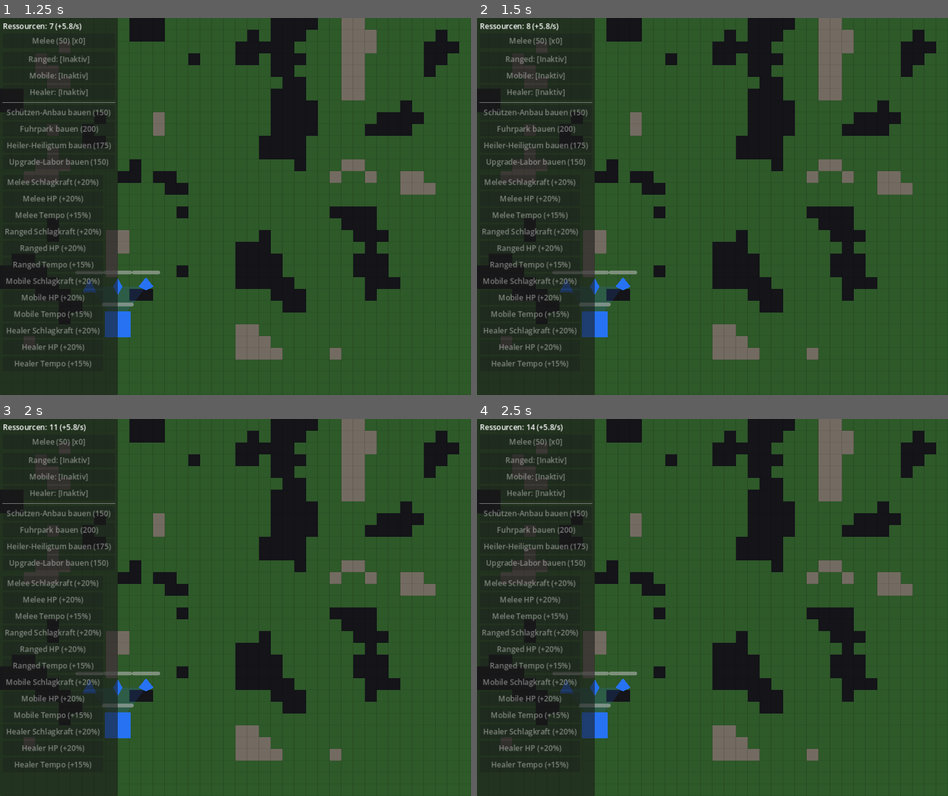
Above: before the commit, frames 1-4 (two rows, left to right).
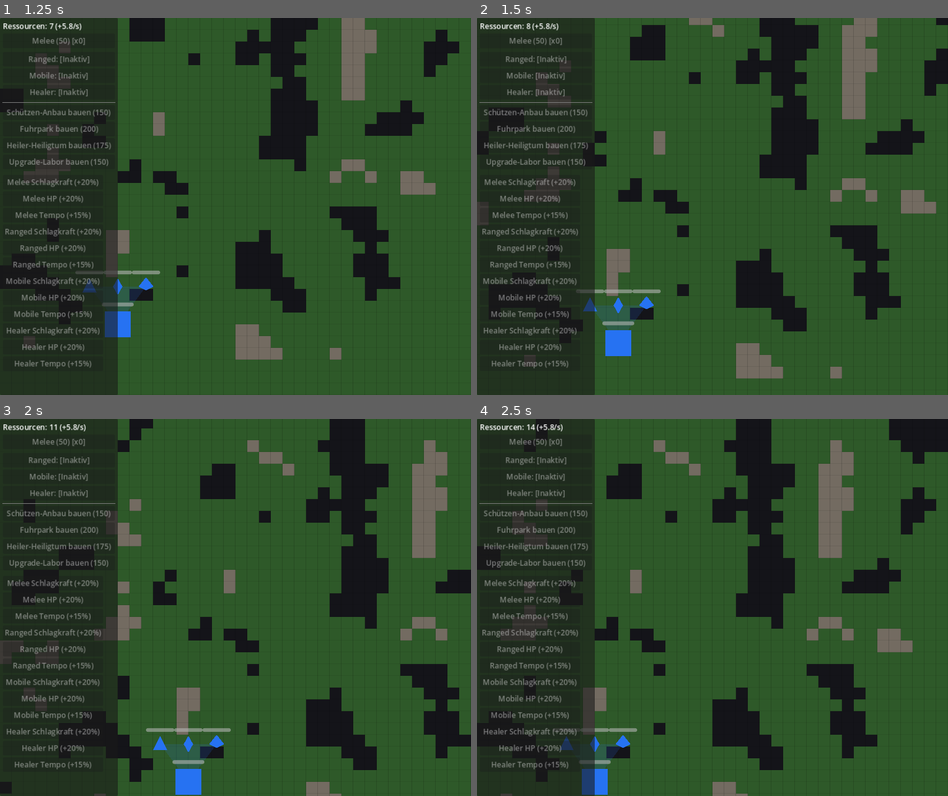
Above: after the commit, the same moments.

Repository: neuhier/airts
Game: Godot game, scene res://scenes/main/main.tscn
The game is run twice, just before and just after one commit, with the same random seed, the same clock (stepped at 60 frames per second) and the same inputs.
Inputs (mouse positions are in pixels of both pictures, inside the frame that each line leads up to):
- Up to frame 1 (1.25 s): tap Enter at 0.5 s; move the mouse to (339, 187) at 0.52 s; hold Right (ui_right) from 0.53 s (still down); click (339, 187) at 0.67 s
- Up to frame 2 (1.5 s): release Right (ui_right) at 1.25 s; tap Space at 1.25 s; drag from (618, 225) to (688, 281) at 1.27 s
- Up to frame 3 (2 s): no input
- Up to frame 4 (2.5 s): move the mouse to (759, 524) at 2.02 s; hold Right (ui_right) from 2.03 s (still down); click (759, 524) at 2.17 s

Frame 1 is identical in both runs. In frame 2, 23% of the frame differs, in the area x 0-100%, y 0-96%; in frame 3, 27%, in the area x 0-100%, y 0-100%; in frame 4, 23%.

Commit message:
Support iPad drag panning
Co-authored-by: Codex <noreply@openai.com>

Diff:
--- a/scripts/main/camera_controller.gd
+++ b/scripts/main/camera_controller.gd
@@ -1,8 +1,10 @@
 extends Camera2D
 class_name CameraController
-## Pans the gameplay camera via WASD/arrow keys and click-and-drag /
-## touchscreen dragging simultaneously, clamped so the viewport never shows
-## past the map grid's pixel bounds (see `MapManager`).
+## Pans the gameplay camera via WASD/arrow keys and drag gestures, clamped so
+## the viewport never shows past the map grid's pixel bounds (see
+## `MapManager`). Both mouse buttons are supported because noVNC maps iPad
+## drags to left-mouse events, while desktop playtesting traditionally uses
+## right-mouse dragging.
 ##
 ## Zoom is expected to start at `Vector2(1.0, 1.0)` (set on the node in the
 ## editor / scene file) — this script only pans, it never changes zoom.
@@ -10,11 +12,11 @@
 @export var pan_speed: float = 600.0
 
 var _dragging: bool = false
-var _drag_button: int = MOUSE_BUTTON_RIGHT
+var _mouse_drag_buttons := PackedInt32Array([MOUSE_BUTTON_LEFT, MOUSE_BUTTON_RIGHT])
 
 
 func _unhandled_input(event: InputEvent) -> void:
-	if event is InputEventMouseButton and event.button_index == _drag_button:
+	if event is InputEventMouseButton and event.button_index in _mouse_drag_buttons:
 		_dragging = event.pressed
 	elif event is InputEventScreenTouch:
 		_dragging = event.pressed
